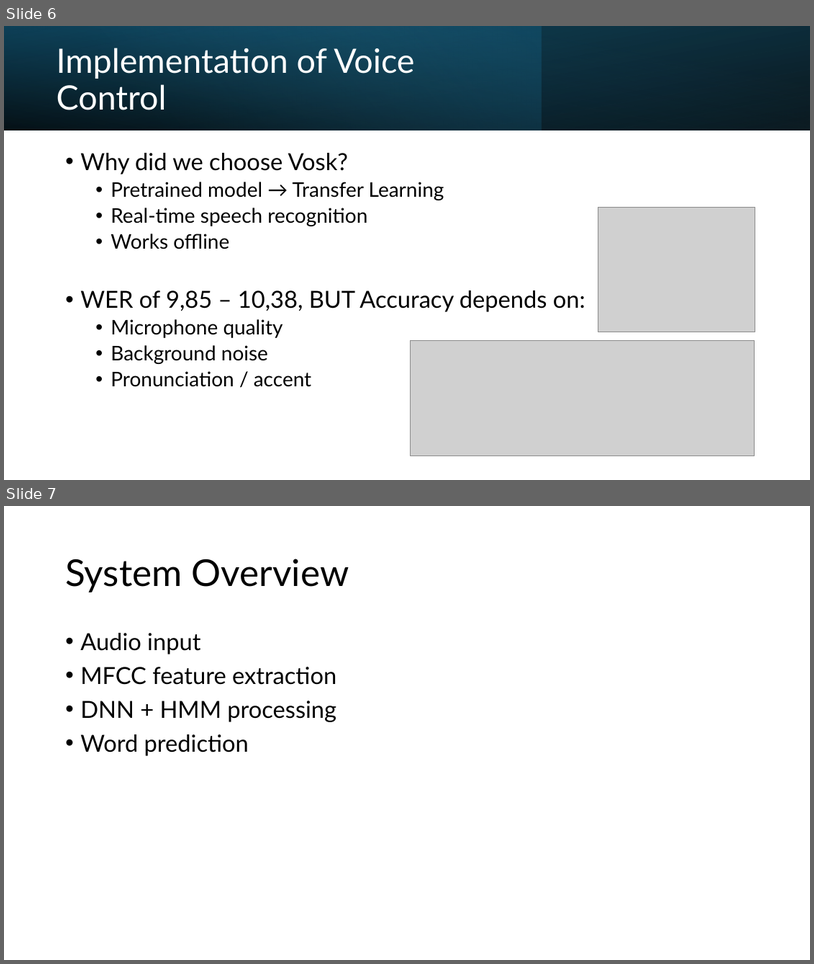
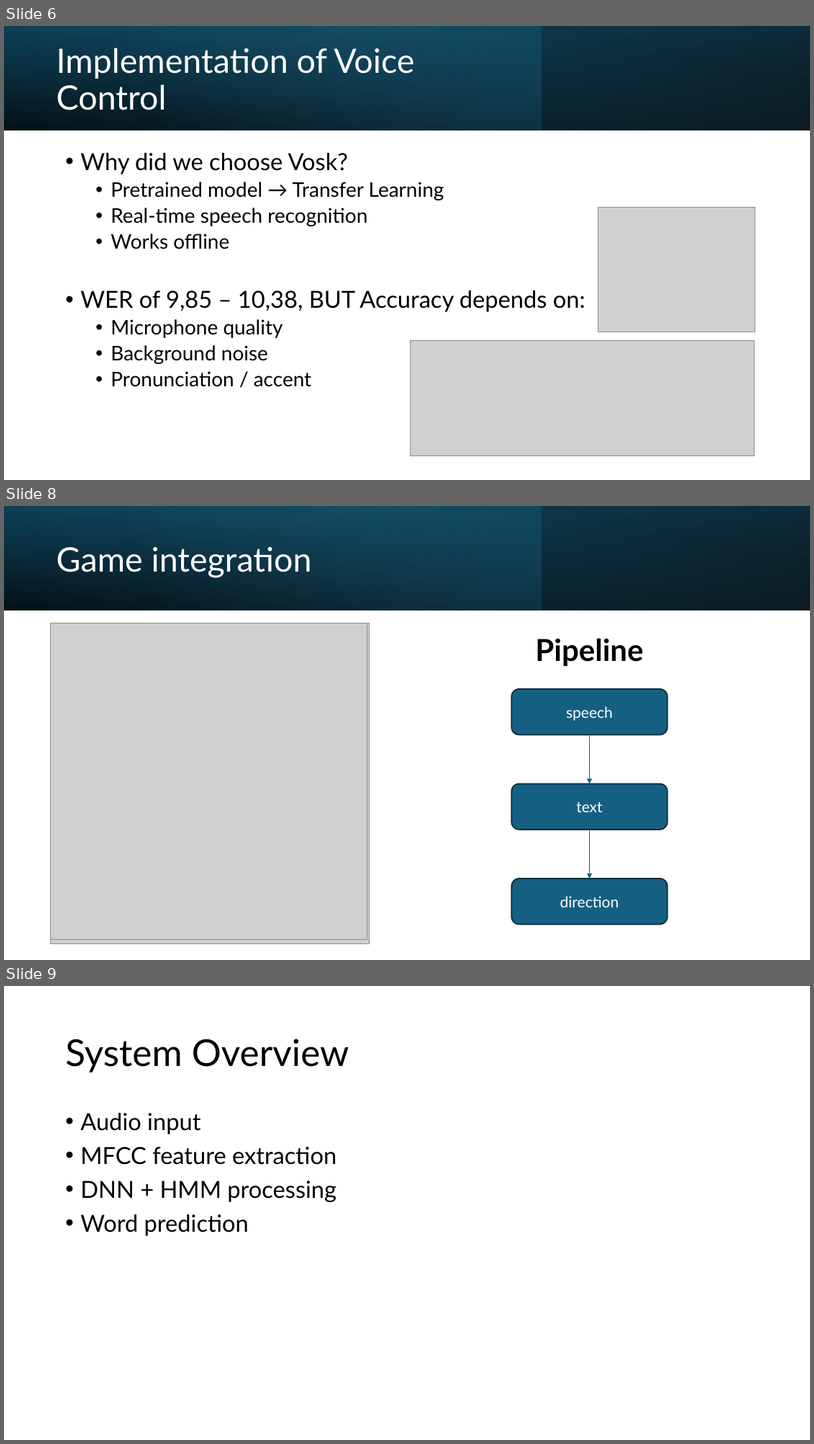
Before and after one commit to K1-mbf/Scibio_final_project, a slide deck: presentation.pptx. Shown one above the other, each under a label of ours: slides 6 and 7 before the commit, slides 6, 8 and 9 after it; the slides between them are not shown. The pictures are 814x964 and 814x1444 pixels, drawn with LibreOffice and Linux fonts; fonts in the diff are those of the drawing; grey boxes stand for pictures. Boxes give left, top, right and bottom in pixels: in the first picture for what was removed or moved away, otherwise in the second. Text is boxed around its words. In the diff, an @@ line names an element or a change of style, - is before the commit and + after.

Commit message:
adding game integration part to powerpoint

```diff
--- a/presentation.pptx
+++ b/presentation.pptx
@@ slide 8 added at [4,506,810,960], background #FFFFFF @@
@@ rectangle added at [4,506,810,610], fill gradient #000000 to #104862 @@
@@ rectangle added at [4,506,542,610], fill gradient #156082 to #46B1E1 @@
@@ rectangle added at [4,506,810,610], fill gradient #000000 to #156082 @@
@@ title added at [57,547,312,578], 40 pt, text #FFFFFF @@
+Game integration
@@ picture added at [51,623,369,943] @@
@@ picture added at [51,623,368,939] @@
@@ text added at [535,638,643,666], 36 pt, text #000000, bold @@
+Pipeline
@@ group added at [512,689,669,924]: 3 rounded rectangles, 2 arrows @@
+speech
+text
+direction
@@ what was slide 7 is now slide 9 @@
```
Also in this commit, not shown: 1 other slide added, 18 other files.
